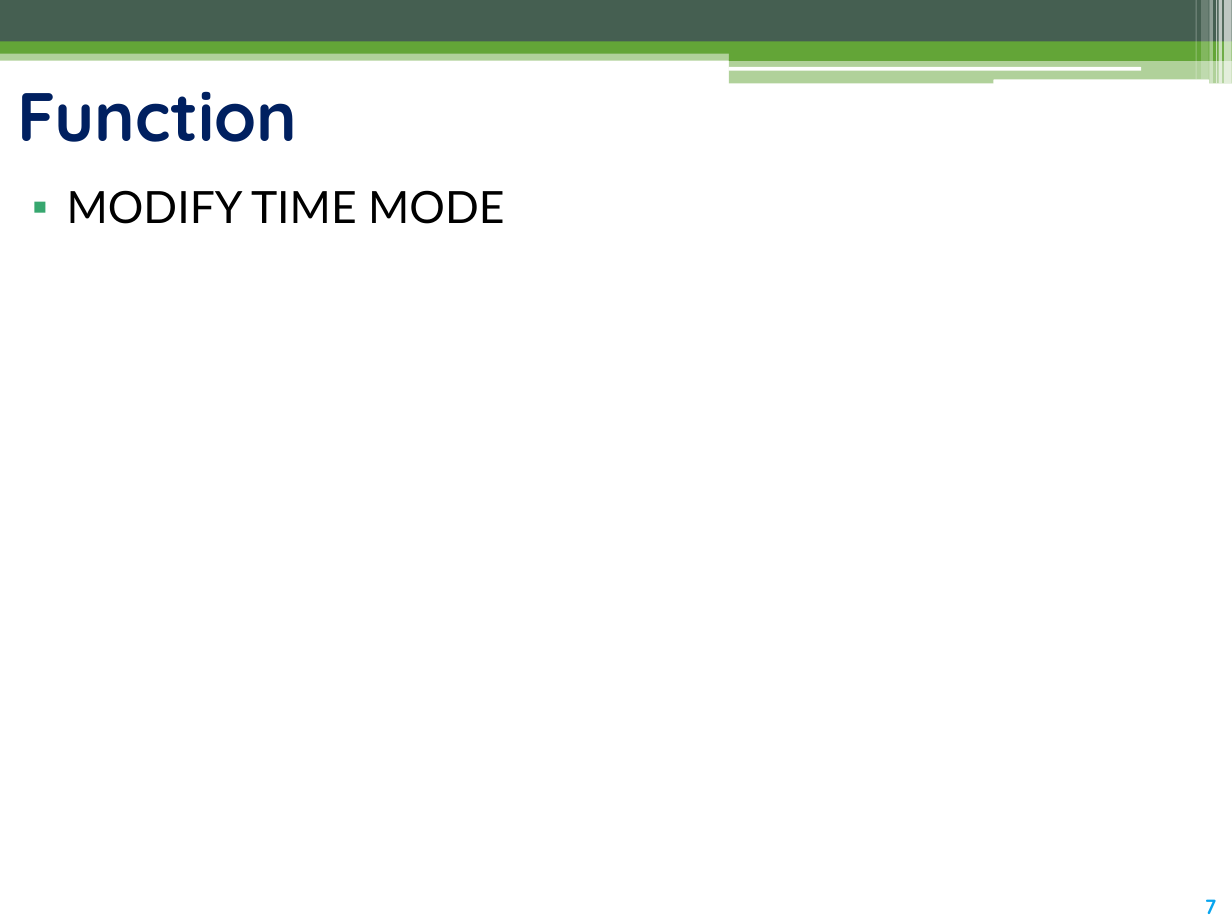
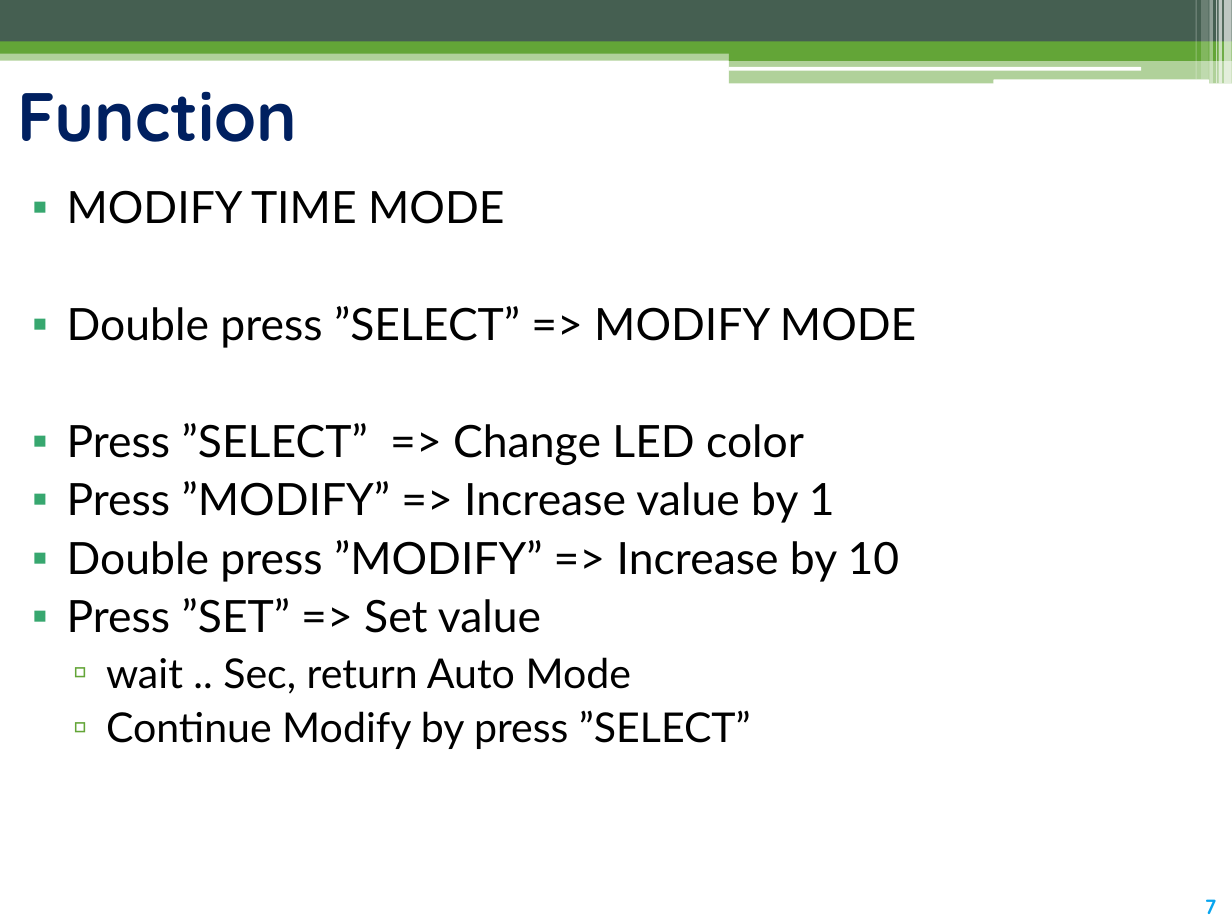
Before and after one commit to thoriumrabbit/CO3009_MCU_PROJECT-1, a slide deck: slide 7 of [MCU] AssignmentProject.pptx. Drawn at 1232x924 pixels with LibreOffice and Linux fonts; fonts in the diff are those of the drawing. Boxes give left, top, right and bottom in pixels: in the first picture for what was removed or moved away, otherwise in the second. Text is boxed around its words. In the diff, an @@ line names an element or a change of style, - is before the commit and + after.

Commit message:
finish describe function in pptx

```diff
--- a/[MCU] AssignmentProject.pptx
+++ b/[MCU] AssignmentProject.pptx
@@ text at [67,306,916,749]: paragraphs added @@
+▪ Double press ”SELECT” => MODIFY MODE
+▪ Press ”SELECT” => Change LED color
+▪ Press ”MODIFY” => Increase value by 1
+▪ Double press ”MODIFY” => Increase by 10
+▪ Press ”SET” => Set value
+  ▫ wait .. Sec, return Auto Mode
+  ▫ Continue Modify by press ”SELECT”
```
Also in this commit, not shown: 2 other slides changed, 1 other file.
